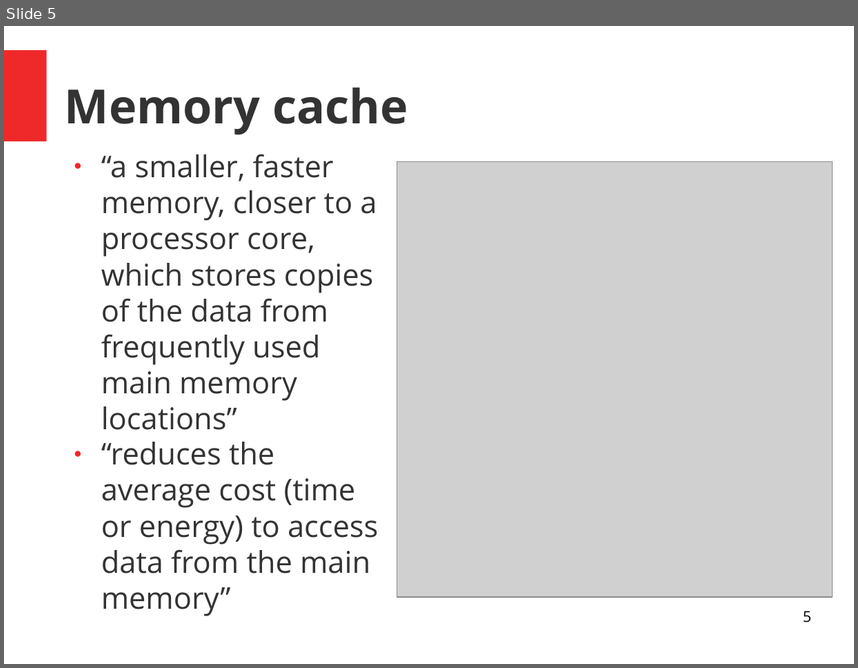
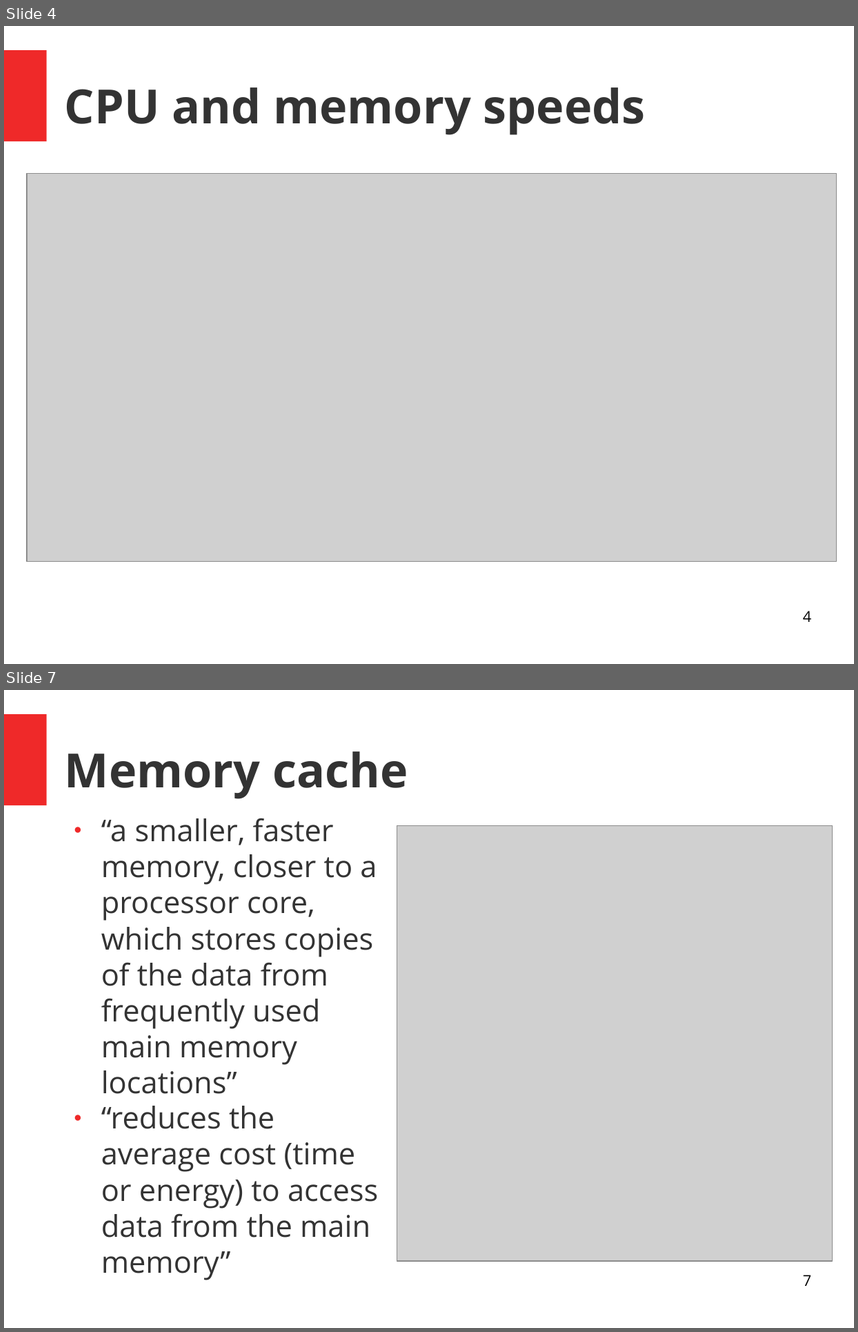
Before and after one commit to ASPP/MemoryBoundComputations, a slide deck: lecture/memory_bound_computations.odp. Shown one above the other, each under a label of ours: slide 5 before the commit, slides 4 and 7 after it; the slides between them are not shown. The pictures are 858x668 and 858x1332 pixels, drawn with LibreOffice and Linux fonts; fonts in the diff are those of the drawing; grey boxes stand for pictures. Boxes give left, top, right and bottom in pixels: in the first picture for what was removed or moved away, otherwise in the second. Text is boxed around its words. In the diff, an @@ line names an element or a change of style, - is before the commit and + after.

```diff
--- a/lecture/memory_bound_computations.odp
+++ b/lecture/memory_bound_computations.odp
@@ slide 4 added at bbox=[4, 26, 854, 664], background #FFFFFF; not listed: 1 template element that a slide beside it also shows @@
@@ title added at bbox=[65, 87, 646, 135], 44 pt, text #333333, bold @@
+CPU and memory speeds
@@ picture added at bbox=[27, 174, 837, 561] @@
@@ page number added at bbox=[803, 610, 811, 621], 14 pt, text #000000 @@
+4
@@ what was slide 5 is now slide 7 @@
@@ page number at bbox=[803, 1274, 811, 1285]: text changed @@
-5
+7
```
Also in this commit, not shown: 6 slides changed, 3 other slides added.
